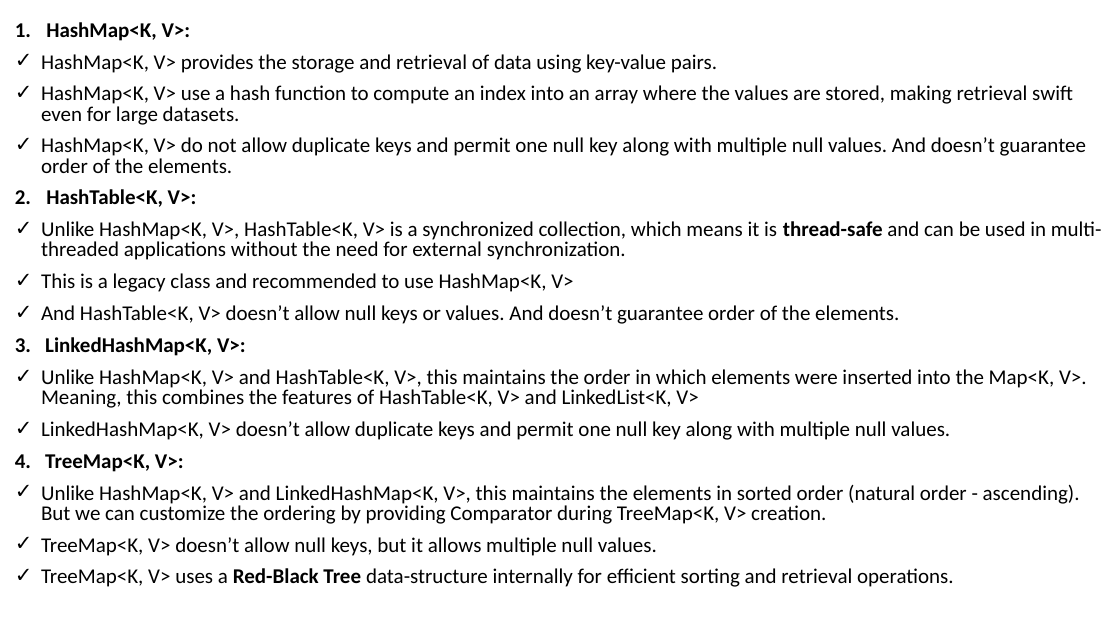
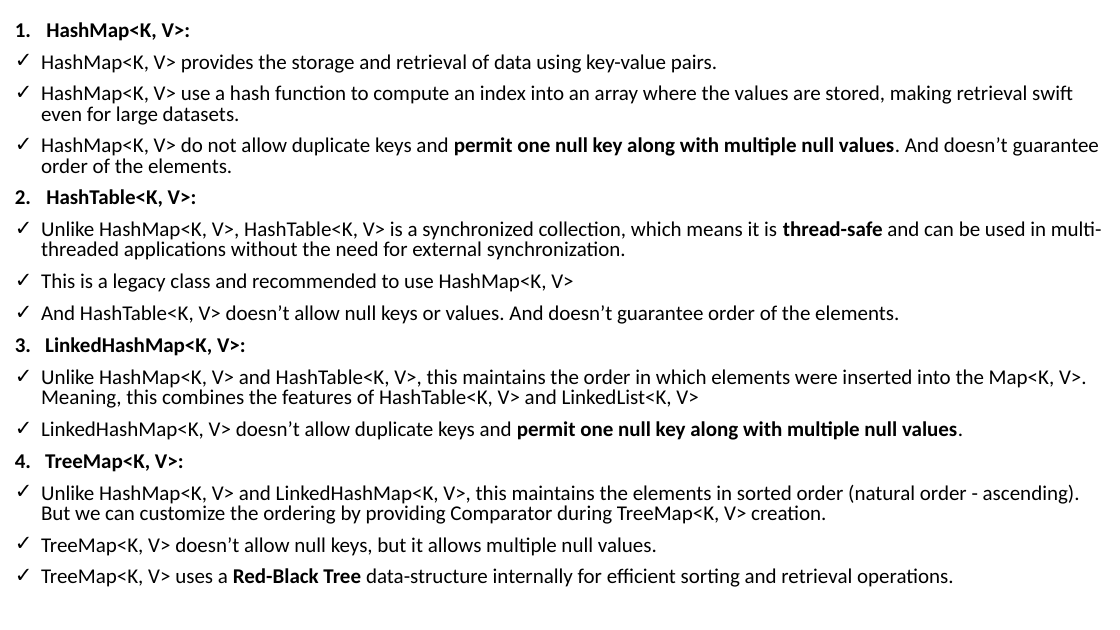
Before and after one commit to the-dev-pal/knowledge-rewards, a slide deck: slide 14 of src/Java/Collections/Collections.pptx. Drawn at 1120x630 pixels with LibreOffice and Linux fonts; fonts in the diff are those of the drawing. Boxes give left, top, right and bottom in pixels: in the first picture for what was removed or moved away, otherwise in the second. Text is boxed around its words. In the diff, an @@ line names an element or a change of style, - is before the commit and + after.

```diff
--- a/src/Java/Collections/Collections.pptx
+++ b/src/Java/Collections/Collections.pptx
@@ text at [41, 137, 1099, 440]: bold on in "permit one null key along with multiple ...", "permit one null key along with multiple ..." @@
```
Also in this commit, not shown: 21 other files.
